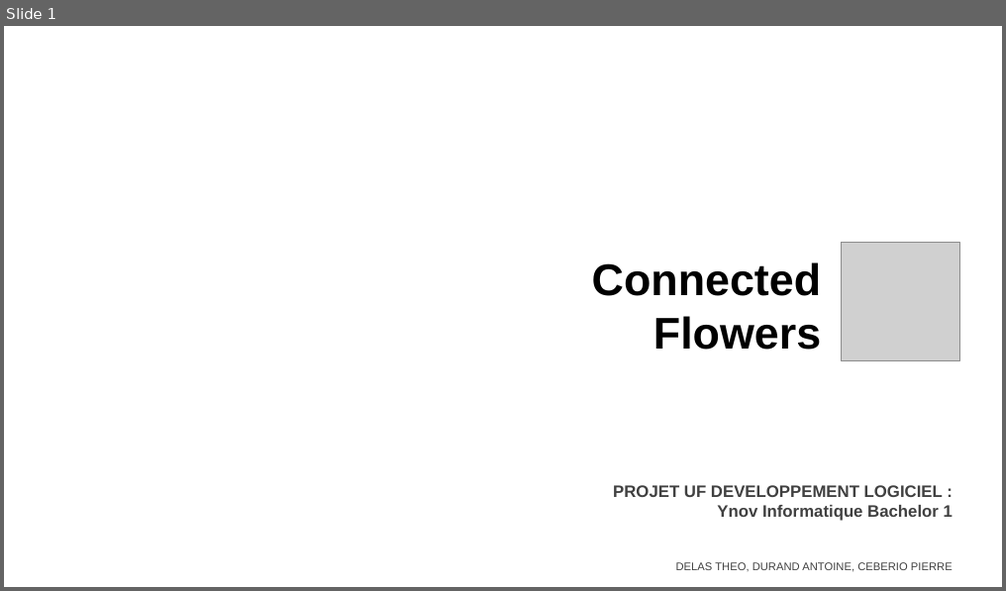
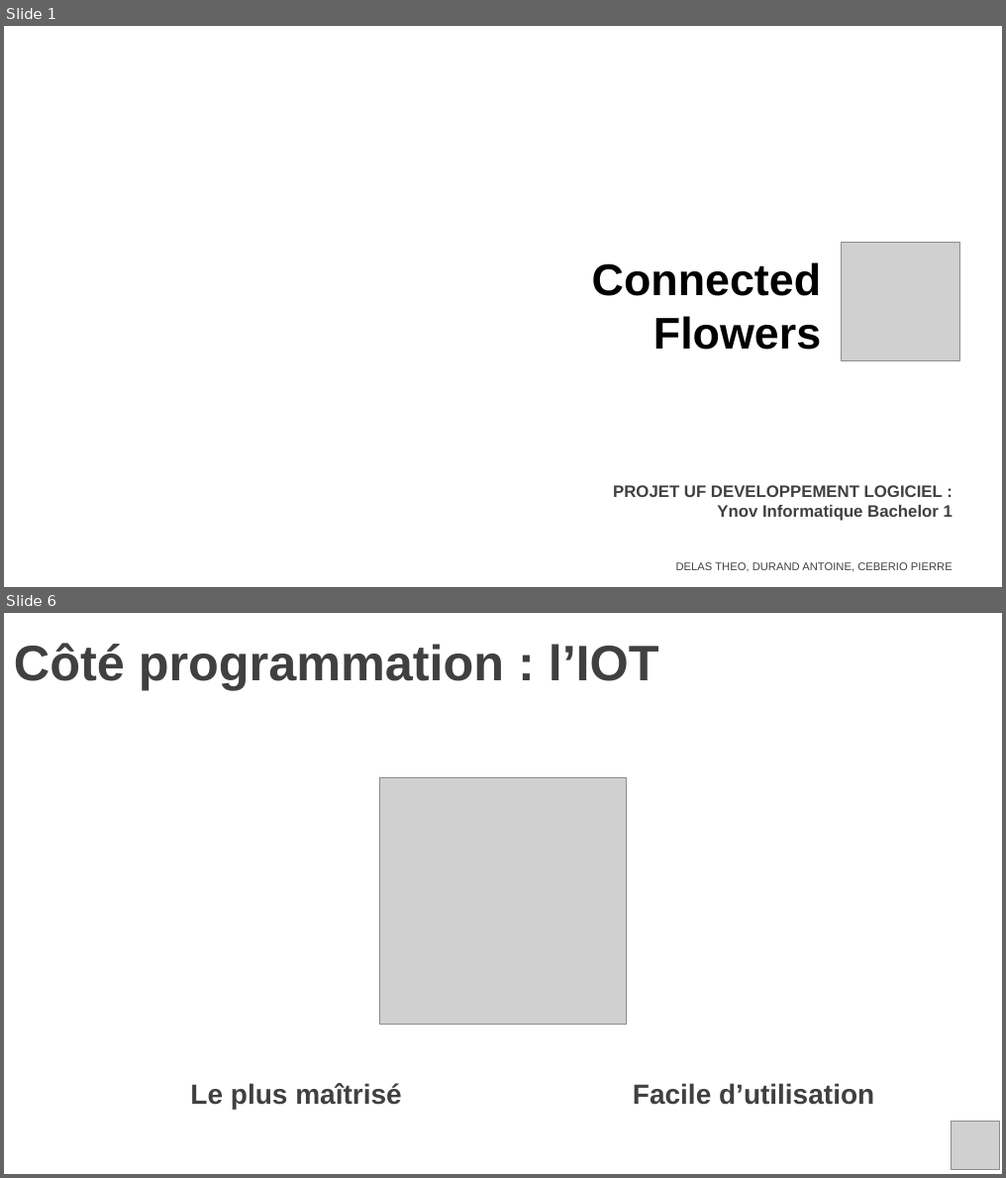
Before and after one commit to theoDELAS/Plante_Connectee, a slide deck: pres_plante_co.pptx. Shown one above the other, each under a label of ours: slide 1 before the commit, slides 1 and 6 after it; the slides between them are not shown. The pictures are 1006x591 and 1006x1178 pixels, drawn with LibreOffice and Linux fonts; fonts in the diff are those of the drawing; grey boxes stand for pictures; background and template pictures are left out. Boxes give left, top, right and bottom in pixels: in the first picture for what was removed or moved away, otherwise in the second. Text is boxed around its words. In the diff, an @@ line names an element or a change of style, - is before the commit and + after.

```diff
--- a/pres_plante_co.pptx
+++ b/pres_plante_co.pptx
@@ slide 6 added at bbox=[4, 613, 1002, 1174], background picture (left out) @@
@@ title added at bbox=[14, 643, 659, 690], 36 pt, text #404040, bold @@
+Côté programmation : l’IOT
@@ picture added at bbox=[380, 777, 627, 1024] @@
@@ text added at bbox=[190, 1083, 874, 1109], 20 pt, text #404040, bold @@
+Le plus maîtrisé Facile d’utilisation
@@ picture added at bbox=[951, 1122, 999, 1169] @@
```
Also in this commit, not shown: 2 slides changed, 7 other slides added.
